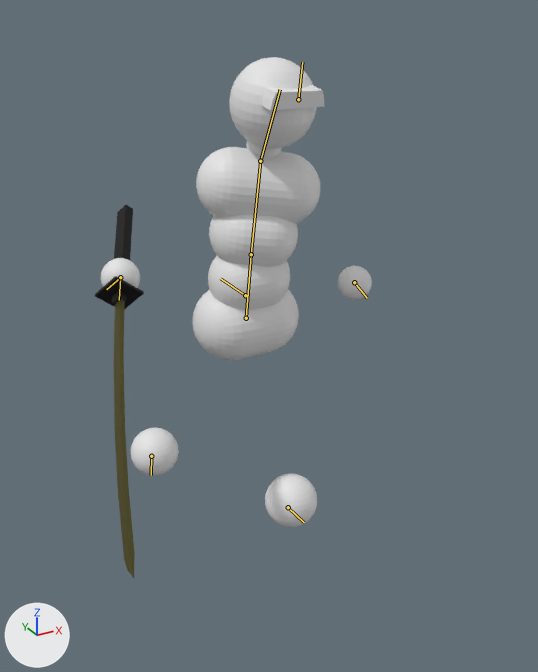
Before and after pictures for a commit that changed the Blender file asset_raws/simple_combat_char.blend.
Rendered twice from a 50 mm lens placed at (-1.06, -1.41, 1.79), pointed at (-0.05, 0.42, 0.88). Every picture has the same lights, and +X, +Y and +Z are marked at lower left. The first picture is the older version. Both versions are drawn at frame 2 of the action 'Hurt_receive'; the numbers are the values there. The bones that bend it are drawn over the model as lines.

Objects in the first picture: 'Body', 'Sword'.
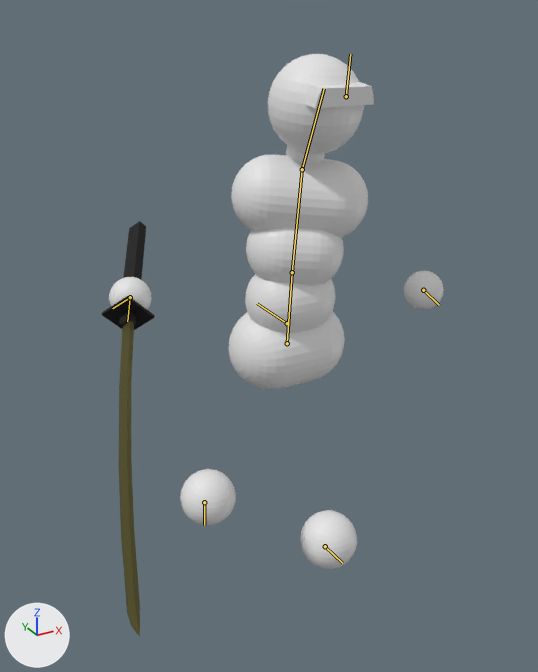
Commit message: extends hurt anim

The edits, one by one:
Bone 'Root bone' (bone_root_bone) moves from (0.0, 0.648, 0.0) to (0.0, 0.373, 0.0).
Bone 'Lower back' (bone_lower_back) moves from (0.0, -0.081, -0.008) to (0.0, -0.066, -0.006).
Bone 'Lower back' (bone_lower_back) turns from (-5, 0, 0) to (-1, 0, 0) degrees about its own x, y and z.
Bone 'Upper back' (bone_upper_back) turns from (0, -17, 9) to (-1, -21, 9) degrees about its own x, y and z.
Bone 'Head' (bone_head) turns from (-6, 20, 0) to (-6, 23, 1) degrees about its own x, y and z.
Bone 'Hand.L' (bone_hand_l) moves from (-0.489, -0.299, 0.002) to (-0.391, -0.313, -0.107).
Bone 'Hand.L' (bone_hand_l) turns from (-68, 36, 10) to (-81, 23, 4) degrees about its own x, y and z.
Bone 'Foot.L' (bone_foot_l) moves from (0.024, 0.057, -0.027) to (0.017, 0.042, -0.02).
Bone 'Hand.R' (bone_hand_r) moves from (-0.36, -0.326, -0.097) to (-0.36, -0.293, -0.187).
Bone 'Hand.R' (bone_hand_r) turns from (-36, 1, 52) to (-35, -1, 45) degrees about its own x, y and z.
Bone 'Foot.R' (bone_foot_r) moves from (0.145, -0.402, 0.259) to (-0.006, -0.248, 0.147).
Bone 'Foot.R' (bone_foot_r) turns from (4, -5, -13) to (3, -4, -10) degrees about its own x, y and z.
Bone 'Sword attachment' (bone_sword_attachment) moves from (0.326, -0.097, 0.36) to (0.293, -0.187, 0.36).
Bone 'Sword attachment' (bone_sword_attachment) turns from (37, 40, 50) to (31, 35, 44) degrees about its own x, y and z.

Location of each change, [x1, y1, x2, y2] in pixels of the pictures (538 x 672 px):
'Body', posed (24% wider, 10% taller): before [101, 57, 372, 527]; after [109, 54, 444, 569]
'Sword', posed (10% wider, 11% taller): before [95, 205, 144, 578]; after [101, 221, 155, 637]
bone 'Root bone', root to tip: before (245, 295) to (220, 278); after (287, 323) to (257, 303)
bone 'Lower back', root to tip: before (246, 318) to (251, 254); after (287, 343) to (292, 272)
bone 'Upper back', root to tip: before (251, 254) to (260, 161); after (292, 272) to (302, 169)
bone 'Head', root to tip: before (260, 161) to (280, 89); after (302, 169) to (324, 88)
bone 'Hand.L', root to tip: before (354, 282) to (367, 298); after (423, 290) to (439, 305)
bone 'Foot.L', root to tip: before (288, 507) to (304, 522); after (325, 546) to (342, 563)
bone 'Hand.R', root to tip: before (120, 277) to (106, 289); after (130, 297) to (112, 308)
bone 'Foot.R', root to tip: before (151, 456) to (151, 475); after (204, 502) to (204, 525)
bone 'Sword attachment', root to tip: before (120, 277) to (119, 300); after (130, 297) to (127, 321)
